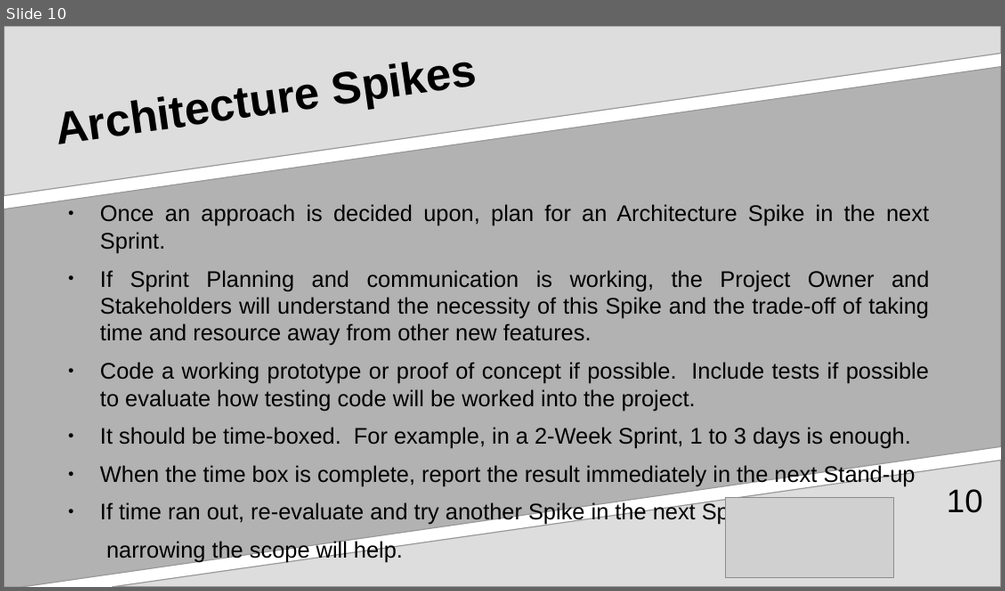
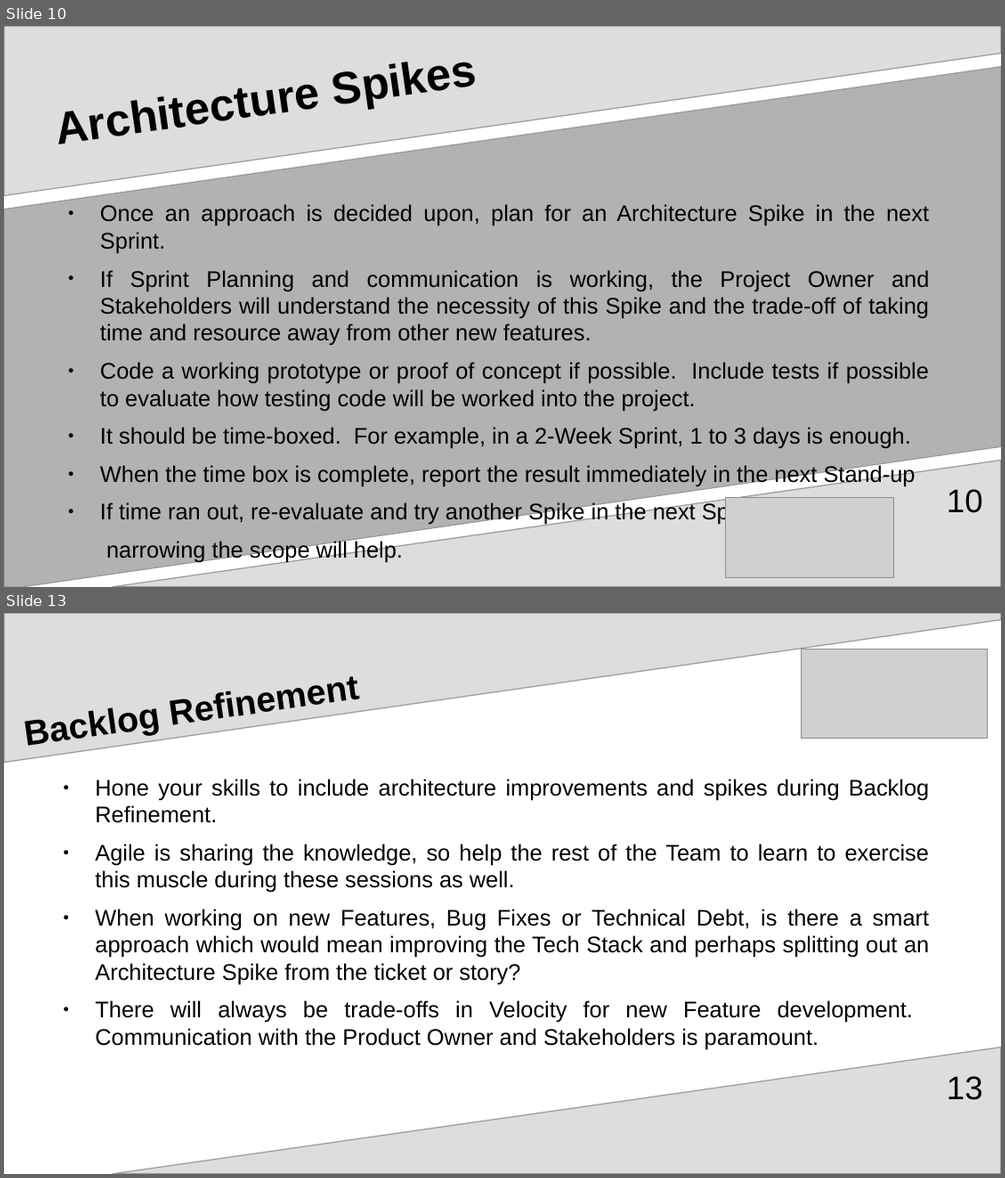
Before and after one commit to aventinesolutions/awsvsgcp-channel, a slide deck: ep001-ArchitectureDecisions/ep001-ArchitectureDecisions.odp. Shown one above the other, each under a label of ours: slide 10 before the commit, slides 10 and 13 after it; the slides between them are not shown. The pictures are 1005x591 and 1005x1178 pixels, drawn with LibreOffice and Linux fonts; fonts in the diff are those of the drawing; grey boxes stand for pictures. Boxes give left, top, right and bottom in pixels: in the first picture for what was removed or moved away, otherwise in the second. Text is boxed around its words. In the diff, an @@ line names an element or a change of style, - is before the commit and + after.

```diff
--- a/ep001-ArchitectureDecisions/ep001-ArchitectureDecisions.odp
+++ b/ep001-ArchitectureDecisions/ep001-ArchitectureDecisions.odp
@@ slide 13 added at box(4, 613, 1001, 1174), background #FFFFFF; not listed: 1 template element that a slide beside it also shows @@
@@ freeform shape added at box(4, 613, 1001, 763), fill #DDDDDD, outline #999999 0.85 pt @@
@@ title added at box(17, 613, 912, 779), 28 pt, text #000000, bold @@
+Backlog Refinement
@@ picture added at box(801, 649, 987, 738) @@
@@ text added at box(95, 779, 930, 1049), 18 pt, text #000000 @@
+● Hone your skills to include architecture improvements and spikes during Backlog Refinement.
+● Agile is sharing the knowledge, so help the rest of the Team to learn to exercise this muscle during these sessions as well.
+● When working on new Features, Bug Fixes or Technical Debt, is there a smart approach which would mean improving the Tech Stack and perhaps splitting out an Architecture Spike from the ticket or story?
+● There will always be trade-offs in Velocity for new Feature development. Communication with the Product Owner and Stakeholders is paramount.
@@ page number added at box(947, 1076, 983, 1100), 26 pt, text #000000 @@
+13
```
Also in this commit, not shown: 7 slides changed, 2 other slides added, 1 slide removed, 1 other file.
